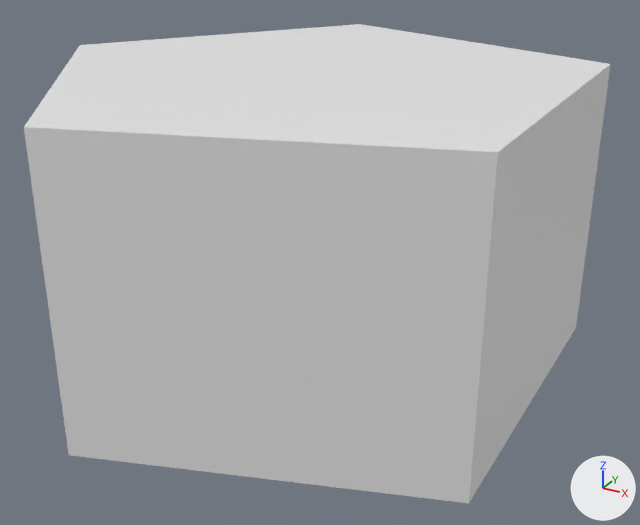
A saved change to the FBX model Fantastic City Generator/Buildings/FBX/Custom/Pentagon-Small.fbx.
One viewpoint serves both versions: a camera (50 mm lens) standing at (23.1, -41.4, 25.1) and looking at (0.5, -0.2, 4.6). The axes (+X, +Y, +Z) are drawn at lower right. The lights are the same throughout. Vertices at the same position are counted once.

In view in the first picture: 'Pentagon'.
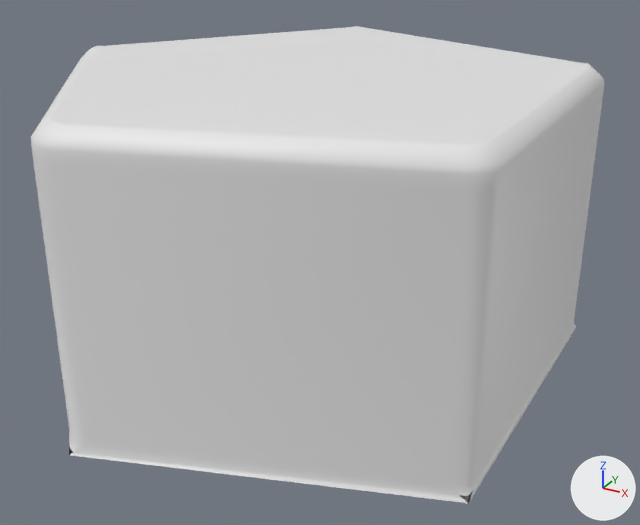
Changed parts and their boxes (x1, y1, x2, y2) in the pictures (640 x 525 px):
'Pentagon', reshaped, turned, rescaled: before (24, 24, 610, 503); after (31, 26, 604, 503)
part 1 of me_circle_001, built on: before (24, 24, 610, 503); after (31, 26, 604, 503)

What the commit changed:
me_circle_001 is used by ob_pentagon; location (0.0, 0.0, -1.0); rotation (0.0, 0.0, 0.314), in degrees (0, 0, 18); scale (16.5, 16.5, 16.5).
me_circle_001 had 10 vertices, 7 faces and spanned x -0.95..0.95, y -0.81..1.0, z 0.0..1.0.
me_circle_001 now has 135 vertices, 122 faces and spans x -16.5..13.35, y -15.69..15.69, z 0.0..16.53.
me_circle_001 part 1: the whole mesh is rebuilt.
me_circle_001 part 2: the surface is now shaded smooth.
Object 'Pentagon' (ob_pentagon) turns from (0, 0, 18) to (0, 0, 0) degrees about x, y and z.
Object 'Pentagon' (ob_pentagon) is rescaled from (16.5, 16.5, 16.5) to (1.0, 1.0, 1.0).
